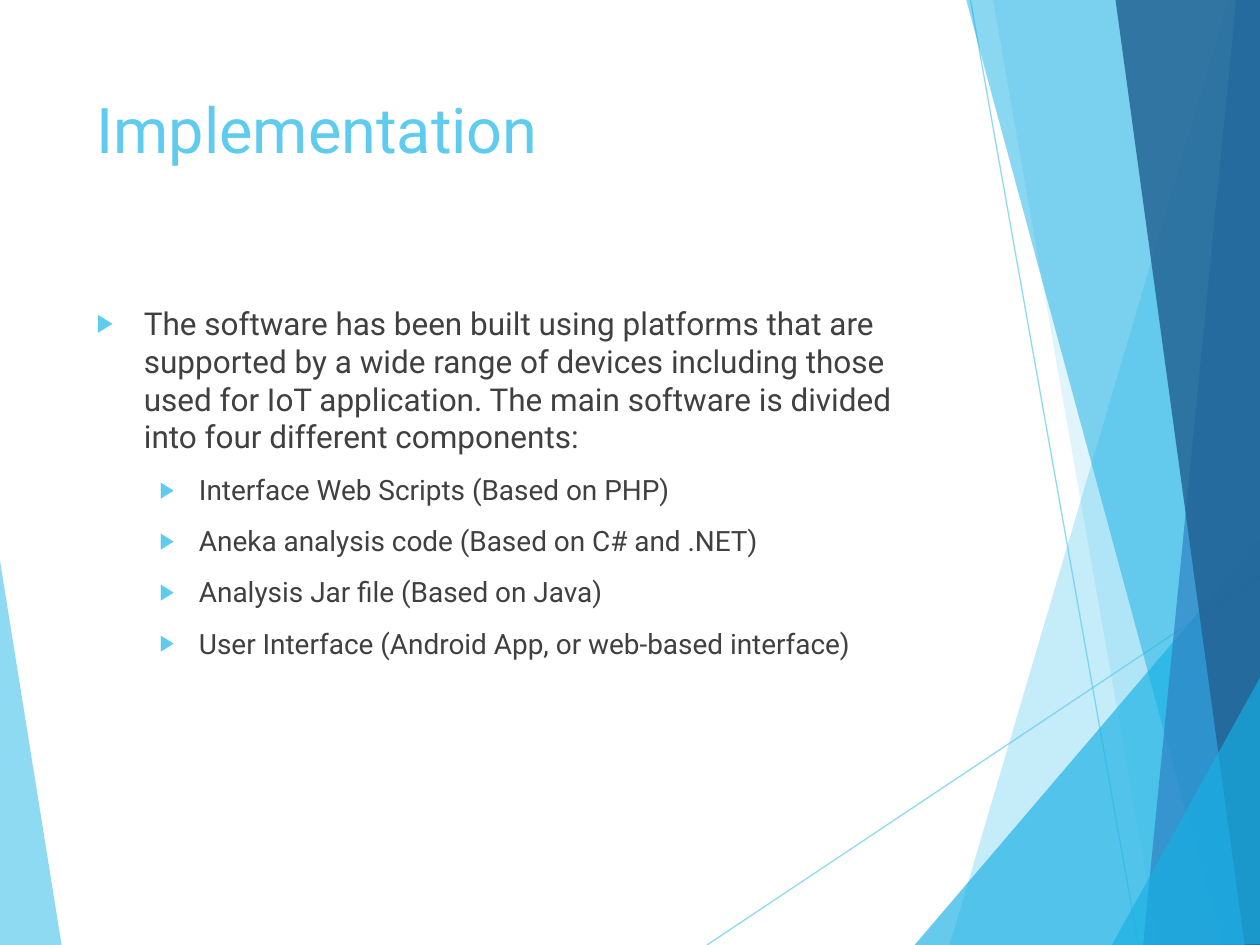
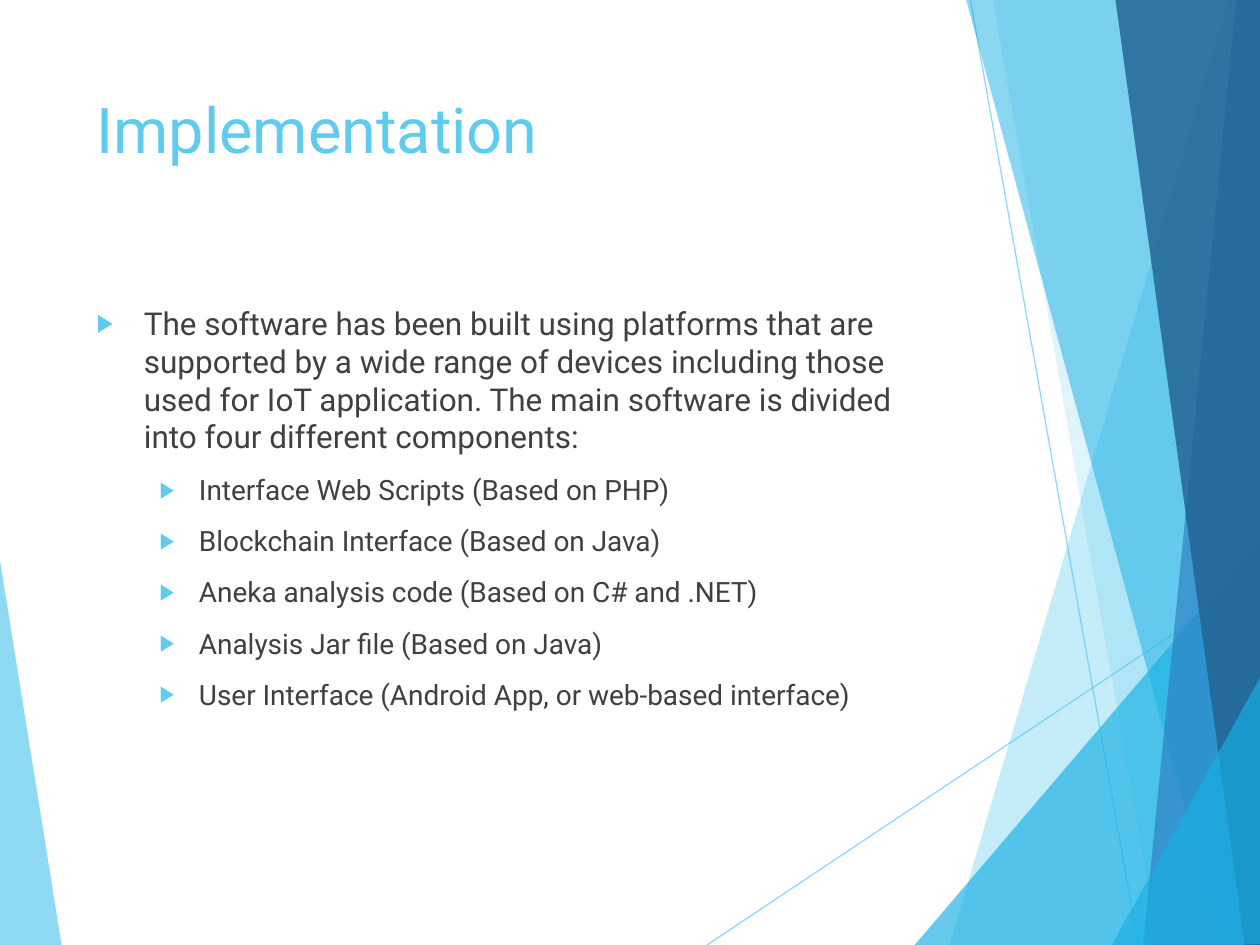
Before and after one commit to Cloudslab/FogBus, a slide deck: slide 7 of Presentation/FogBus.pptx. Drawn at 1260x945 pixels with LibreOffice and Linux fonts; fonts in the diff are those of the drawing. Boxes give left, top, right and bottom in pixels: in the first picture for what was removed or moved away, otherwise in the second. Text is boxed around its words. In the diff, an @@ line names an element or a change of style, - is before the commit and + after.

```diff
--- a/Presentation/FogBus.pptx
+++ b/Presentation/FogBus.pptx
@@ text at <box>199,529,661,557</box>: paragraph added @@
+  ▶ Blockchain Interface (Based on Java)
```
Also in this commit, not shown: 2 other slides changed, 3 slides added, 2 other files.
